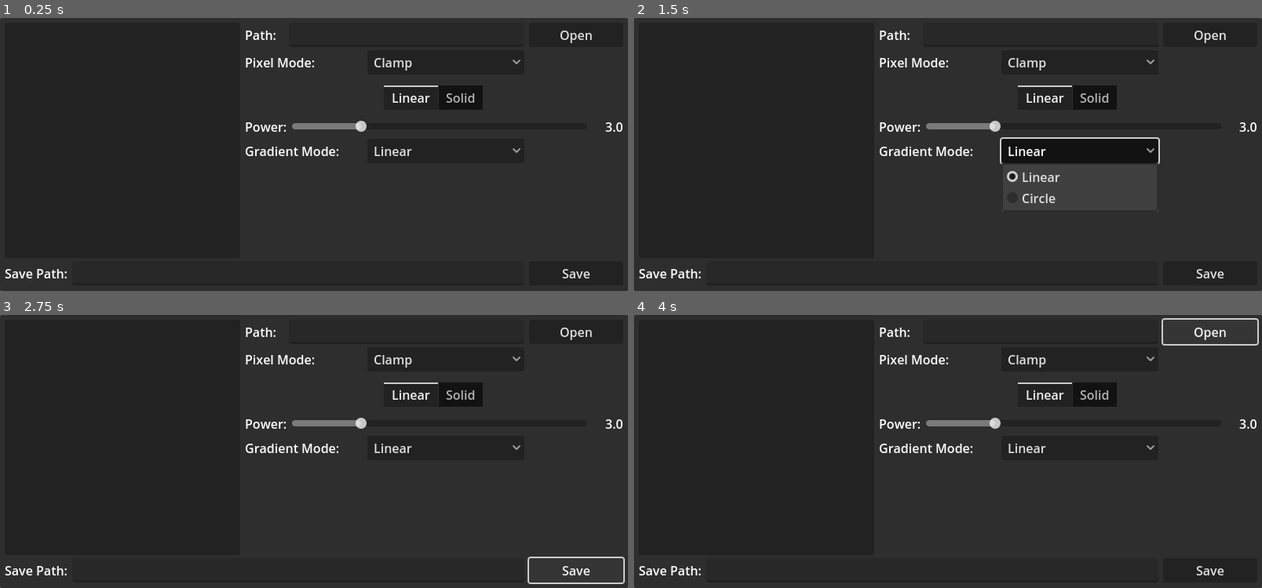
Above: before the commit, frames 1-4 (two rows, left to right).
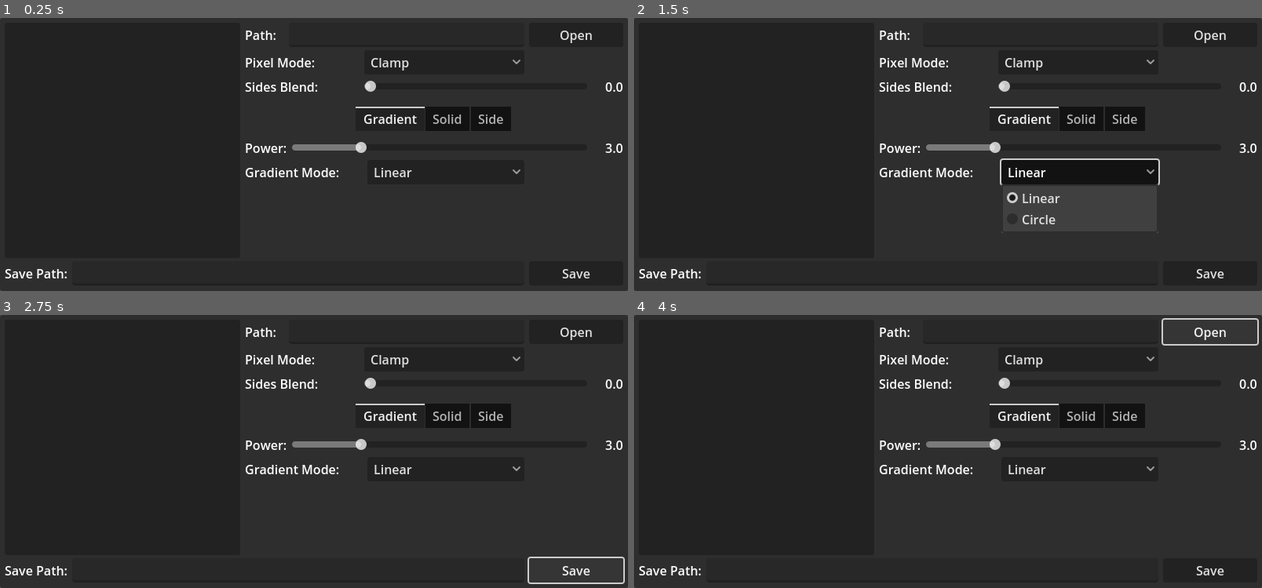
Above: after the commit, the same moments.

Repository: paulevsGitch/HexagonalTextureEditor
Game: Godot game, scene res://main.tscn
Same seed, same stepped clock (60 frames per second), same inputs: the game is played once before the commit and once after it.
Inputs:
- Up to frame 1 (0.25 s): no input
- Up to frame 2 (1.5 s): click "Open" at 0.5 s; click "Linear" at 1.25 s
- Up to frame 3 (2.75 s): click "Save" at 2 s
- Up to frame 4 (4 s): click "Clamp" at 2.75 s; click "Open" at 3.5 s

The runs differ from the first frame. In frame 1, 3.5% of the frame differs, in the area x 39-100%, y 14-59%; in frame 2, 7.0%, in the area x 39-100%, y 14-79%; in frame 3, 3.5%; in frame 4, 3.5%.

Commit message:
Sides blending, slider sripts refactoring

Diff:
--- a/main.tscn
+++ b/main.tscn
@@ -4,11 +4,11 @@
 [ext_resource type="Script" path="res://scripts/show_dialog.gd" id="1_bdfvm"]
 [ext_resource type="Script" path="res://scripts/file_loader.gd" id="2_bh2ax"]
 [ext_resource type="Script" path="res://scripts/image_processor.gd" id="2_sq23d"]
-[ext_resource type="Script" path="res://scripts/linear_change.gd" id="5_ldo3v"]
 [ext_resource type="Material" uid="uid://cg3vwam6wk58t" path="res://material/hex_texture.tres" id="5_yg0bj"]
 [ext_resource type="Script" path="res://scripts/update_image.gd" id="6_1leg0"]
 [ext_resource type="Script" path="res://scripts/solid_change.gd" id="6_q71ps"]
 [ext_resource type="Script" path="res://scripts/file_saver.gd" id="7_ndl5j"]
+[ext_resource type="Script" path="res://scripts/update_slider.gd" id="8_lj7c7"]
 
 [sub_resource type="QuadMesh" id="QuadMesh_d2h5q"]
 
@@ -189,13 +189,13 @@
 layout_mode = 2
 
 [node name="Label" type="Label" parent="MarginContainer/VBoxContainer/HBoxContainer/VBoxContainer/PixelRow"]
-custom_minimum_size = Vector2(150, 0)
+custom_minimum_size = Vector2(146, 0)
 layout_mode = 2
 text = "Pixel Mode:"
 
 [node name="PixelMode" type="OptionButton" parent="MarginContainer/VBoxContainer/HBoxContainer/VBoxContainer/PixelRow"]
 unique_name_in_owner = true
-custom_minimum_size = Vector2(200, 0)
+custom_minimum_size = Vector2(204, 0)
 layout_mode = 2
 size_flags_horizontal = 0
 selected = 0
@@ -207,6 +207,30 @@
 popup/item_2/id = 2
 script = ExtResource("6_1leg0")
 
+[node name="BlendRow" type="HBoxContainer" parent="MarginContainer/VBoxContainer/HBoxContainer/VBoxContainer"]
+layout_mode = 2
+
+[node name="Label" type="Label" parent="MarginContainer/VBoxContainer/HBoxContainer/VBoxContainer/BlendRow"]
+custom_minimum_size = Vector2(146, 0)
+layout_mode = 2
+text = "Sides Blend:"
+
+[node name="SidesBlend" type="HSlider" parent="MarginContainer/VBoxContainer/HBoxContainer/VBoxContainer/BlendRow" node_paths=PackedStringArray("value_text")]
+unique_name_in_owner = true
+layout_mode = 2
+size_flags_horizontal = 3
+size_flags_vertical = 1
+max_value = 1.0
+step = 0.1
+script = ExtResource("8_lj7c7")
+value_text = NodePath("../BlendValue")
+
+[node name="BlendValue" type="Label" parent="MarginContainer/VBoxContainer/HBoxContainer/VBoxContainer/BlendRow"]
+custom_minimum_size = Vector2(40, 0)
+layout_mode = 2
+text = "0.0"
+horizontal_alignment = 2
+
 [node name="HBoxContainer2" type="HBoxContainer" parent="MarginContainer/VBoxContainer/HBoxContainer/VBoxContainer"]
 visible = false
 layout_mode = 2
@@ -236,24 +260,23 @@
 current_tab = 0
 script = ExtResource("6_1leg0")
 
-[node name="Linear" type="VBoxContainer" parent="MarginContainer/VBoxContainer/HBoxContainer/VBoxContainer/InterpolationMode"]
-layout_mode = 2
-script = ExtResource("5_ldo3v")
+[node name="Gradient" type="VBoxContainer" parent="MarginContainer/VBoxContainer/HBoxContainer/VBoxContainer/InterpolationMode"]
+layout_mode = 2
 metadata/_tab_index = 0
 
-[node name="TopGap" type="Control" parent="MarginContainer/VBoxContainer/HBoxContainer/VBoxContainer/InterpolationMode/Linear"]
+[node name="TopGap" type="Control" parent="MarginContainer/VBoxContainer/HBoxContainer/VBoxContainer/InterpolationMode/Gradient"]
 custom_minimum_size = Vector2(0, 6)
 layout_mode = 2
 
-[node name="Row" type="HBoxContainer" parent="MarginContainer/VBoxContainer/HBoxContainer/VBoxContainer/InterpolationMode/Linear"]
-layout_mode = 2
-
-[node name="Label" type="Label" parent="MarginContainer/VBoxContainer/HBoxContainer/VBoxContainer/InterpolationMode/Linear/Row"]
+[node name="Row" type="HBoxContainer" parent="MarginContainer/VBoxContainer/HBoxContainer/VBoxContainer/InterpolationMode/Gradient"]
+layout_mode = 2
+
+[node name="Label" type="Label" parent="MarginContainer/VBoxContainer/HBoxContainer/VBoxContainer/InterpolationMode/Gradient/Row"]
 custom_minimum_size = Vector2(50, 0)
 layout_mode = 2
 text = "Power:"
 
-[node name="LinearSlider" type="HSlider" parent="MarginContainer/VBoxContainer/HBoxContainer/VBoxContainer/InterpolationMode/Linear/Row"]
+[node name="LinearSlider" type="HSlider" parent="MarginContainer/VBoxContainer/HBoxContainer/VBoxContainer/InterpolationMode/Gradient/Row" node_paths=PackedStringArray("value_text")]
 unique_name_in_owner = true
 layout_mode = 2
 size_flags_horizontal = 3
@@ -262,23 +285,25 @@
 max_value = 10.0
 step = 0.1
 value = 3.0
-
-[node name="LinearValue" type="Label" parent="MarginContainer/VBoxContainer/HBoxContainer/VBoxContainer/InterpolationMode/Linear/Row"]
+script = ExtResource("8_lj7c7")
+value_text = NodePath("../LinearValue")
+
+[node name="LinearValue" type="Label" parent="MarginContainer/VBoxContainer/HBoxContainer/VBoxContainer/InterpolationMode/Gradient/Row"]
 unique_name_in_owner = true
 custom_minimum_size = Vector2(40, 0)
 layout_mode = 2
 text = "3.0"
 horizontal_alignment = 2
 
-[node name="PixelRow" type="HBoxContainer" parent="MarginContainer/VBoxContainer/HBoxContainer/VBoxContainer/InterpolationMode/Linear"]
-layout_mode = 2
-
-[node name="Label" type="Label" parent="MarginContainer/VBoxContainer/HBoxContainer/VBoxContainer/InterpolationMode/Linear/PixelRow"]
+[node name="PixelRow" type="HBoxContainer" parent="MarginContainer/VBoxContainer/HBoxContainer/VBoxContainer/InterpolationMode/Gradient"]
+layout_mode = 2
+
+[node name="Label" type="Label" parent="MarginContainer/VBoxContainer/HBoxContainer/VBoxContainer/InterpolationMode/Gradient/PixelRow"]
 custom_minimum_size = Vector2(150, 0)
 layout_mode = 2
 text = "Gradient Mode:"
 
-[node name="GradientMode" type="OptionButton" parent="MarginContainer/VBoxContainer/HBoxContainer/VBoxContainer/InterpolationMode/Linear/PixelRow"]
+[node name="GradientMode" type="OptionButton" parent="MarginContainer/VBoxContainer/HBoxContainer/VBoxContainer/InterpolationMode/Gradient/PixelRow"]
 unique_name_in_owner = true
 custom_minimum_size = Vector2(200, 0)
 layout_mode = 2
@@ -338,6 +363,86 @@
 layout_mode = 2
 text = "px"
 
+[node name="Side" type="VBoxContainer" parent="MarginContainer/VBoxContainer/HBoxContainer/VBoxContainer/InterpolationMode"]
+visible = false
+layout_mode = 2
+metadata/_tab_index = 2
+
+[node name="TopGap" type="Control" parent="MarginContainer/VBoxContainer/HBoxContainer/VBoxContainer/InterpolationMode/Side"]
+custom_minimum_size = Vector2(0, 6)
+layout_mode = 2
+
+[node name="HBoxContainer" type="HBoxContainer" parent="MarginContainer/VBoxContainer/HBoxContainer/VBoxContainer/InterpolationMode/Side"]
+layout_mode = 2
+
+[node name="SidePreview" type="TextureRect" parent="MarginContainer/VBoxContainer/HBoxContainer/VBoxContainer/InterpolationMode/Side/HBoxContainer"]
+unique_name_in_owner = true
+custom_minimum_size = Vector2(100, 100)
+layout_mode = 2
+expand_mode = 2
+
+[node name="Panel" type="Panel" parent="MarginContainer/VBoxContainer/HBoxContainer/VBoxContainer/InterpolationMode/Side/HBoxContainer/SidePreview"]
+show_behind_parent = true
+layout_mode = 1
+anchors_preset = 15
+anchor_right = 1.0
+anchor_bottom = 1.0
+grow_horizontal = 2
+grow_vertical = 2
+
+[node name="VBoxContainer" type="VBoxContainer" parent="MarginContainer/VBoxContainer/HBoxContainer/VBoxContainer/InterpolationMode/Side/HBoxContainer"]
+layout_mode = 2
+size_flags_horizontal = 3
+
+[node name="PathRow" type="HBoxContainer" parent="MarginContainer/VBoxContainer/HBoxContainer/VBoxContainer/InterpolationMode/Side/HBoxContainer/VBoxContainer"]
+layout_mode = 2
+size_flags_horizontal = 3
+size_flags_vertical = 0
+
+[node name="Label" type="Label" parent="MarginContainer/VBoxContainer/HBoxContainer/VBoxContainer/InterpolationMode/Side/HBoxContainer/VBoxContainer/PathRow"]
+custom_minimum_size = Vector2(40, 0)
+layout_mode = 2
+text = "Path:"
+
+[node name="SidePath" type="LineEdit" parent="MarginContainer/VBoxContainer/HBoxContainer/VBoxContainer/InterpolationMode/Side/HBoxContainer/VBoxContainer/PathRow"]
+unique_name_in_owner = true
+layout_mode = 2
+size_flags_horizontal = 3
+editable = false
+
+[node name="Button" type="Button" parent="MarginContainer/VBoxContainer/HBoxContainer/VBoxContainer/InterpolationMode/Side/HBoxContainer/VBoxContainer/PathRow" node_paths=PackedStringArray("dialog")]
+custom_minimum_size = Vector2(120, 0)
+layout_mode = 2
+text = "Open"
+script = ExtResource("1_bdfvm")
+dialog = NodePath("../../../../../../../../../../FileLoad")
+
+[node name="SideRow" type="HBoxContainer" parent="MarginContainer/VBoxContainer/HBoxContainer/VBoxContainer/InterpolationMode/Side/HBoxContainer/VBoxContainer"]
+layout_mode = 2
+size_flags_horizontal = 3
+size_flags_vertical = 0
+
+[node name="Label" type="Label" parent="MarginContainer/VBoxContainer/HBoxContainer/VBoxContainer/InterpolationMode/Side/HBoxContainer/VBoxContainer/SideRow"]
+custom_minimum_size = Vector2(40, 0)
+layout_mode = 2
+text = "Side:"
+
+[node name="SideMode" type="OptionButton" parent="MarginContainer/VBoxContainer/HBoxContainer/VBoxContainer/InterpolationMode/Side/HBoxContainer/VBoxContainer/SideRow"]
+unique_name_in_owner = true
+custom_minimum_size = Vector2(204, 0)
+layout_mode = 2
+size_flags_horizontal = 0
+selected = 0
+item_count = 4
+popup/item_0/text = "Bottom"
+popup/item_1/text = "Top"
+popup/item_1/id = 1
+popup/item_2/text = "Right"
+popup/item_2/id = 2
+popup/item_3/text = "Left"
+popup/item_3/id = 3
+script = ExtResource("6_1leg0")
+
 [node name="SaveRow" type="HBoxContainer" parent="MarginContainer/VBoxContainer"]
 layout_mode = 2
 
@@ -359,6 +464,9 @@
 script = ExtResource("1_bdfvm")
 dialog = NodePath("../../../../FileSave")
 
+[connection signal="pressed" from="MarginContainer/VBoxContainer/HBoxContainer/VBoxContainer/PathRow/Button" to="FileLoad" method="_set_source_image_loading"]
 [connection signal="item_selected" from="MarginContainer/VBoxContainer/HBoxContainer/VBoxContainer/PixelRow/PixelMode" to="MarginContainer/VBoxContainer/HBoxContainer/VBoxContainer/PixelRow/PixelMode" method="_update_image"]
 [connection signal="tab_changed" from="MarginContainer/VBoxContainer/HBoxContainer/VBoxContainer/InterpolationMode" to="MarginContainer/VBoxContainer/HBoxContainer/VBoxContainer/InterpolationMode" method="_update_image"]
-[connection signal="item_selected" from="MarginContainer/VBoxContainer/HBoxContainer/VBoxContainer/InterpolationMode/Linear/PixelRow/GradientMode" to="MarginContainer/VBoxContainer/HBoxContainer/VBoxContainer/InterpolationMode/Linear/PixelRow/GradientMode" method="_update_image"]
+[connection signal="item_selected" from="MarginContainer/VBoxContainer/HBoxContainer/VBoxContainer/InterpolationMode/Gradient/PixelRow/GradientMode" to="MarginContainer/VBoxContainer/HBoxContainer/VBoxContainer/InterpolationMode/Gradient/PixelRow/GradientMode" method="_update_image"]
+[connection signal="pressed" from="MarginContainer/VBoxContainer/HBoxContainer/VBoxContainer/InterpolationMode/Side/HBoxContainer/VBoxContainer/PathRow/Button" to="FileLoad" method="_set_side_image_loading"]
+[connection signal="item_selected" from="MarginContainer/VBoxContainer/HBoxContainer/VBoxContainer/InterpolationMode/Side/HBoxContainer/VBoxContainer/SideRow/SideMode" to="MarginContainer/VBoxContainer/HBoxContainer/VBoxContainer/InterpolationMode/Side/HBoxContainer/VBoxContainer/SideRow/SideMode" method="_update_image"]
--- a/material/hex_texture.gdshader
+++ b/material/hex_texture.gdshader
@@ -2,18 +2,28 @@
 
 render_mode unshaded;
 
-uniform sampler2D sourceImage: source_color, filter_linear, repeat_enable, hint_default_transparent;
+uniform sampler2D sourceImage: source_color, filter_nearest, repeat_enable, hint_default_transparent;
+uniform sampler2D sideImage: source_color, filter_nearest, repeat_enable, hint_default_transparent;
+
 uniform int imageMode = 0;
 uniform int pixelMode = 0;
 uniform int gradientMode = 0;
 uniform float gradientPower = 3.0;
 uniform int solidValue = 1;
 uniform int blendValue = 0;
+uniform int sideMode = 0;
+uniform float sidesBlend = 0.0;
 
 const float sqrt3 = 1.0 / sqrt(3.0);
 const float angle30 = 30.0 / 180.0 * PI;
 const float angle90 = PI * 0.5;
 const float widthOffset = (1.0 - 3.0 / (2.0 * sqrt(3.0))) * 0.5;
+
+vec2 rotate(vec2 pos, float angle) {
+	float s = sin(angle);
+	float c = cos(angle);
+	return vec2(c * pos.x - s * pos.y, s * pos.x + c * pos.y);
+}
 
 void applyGradient(inout vec4 color, vec2 uv) {
 	float grad = abs(uv.y - 0.5) * 2.0;
@@ -45,16 +55,26 @@
 	}
 }
 
+void applySide(inout vec4 color, vec2 uv) {
+	ivec2 size = textureSize(sideImage, 0);
+	float aspect = float(size.x) / float(size.y);
+	if (uv.y > 0.5) uv = vec2(1.0 - uv.x, 0.5 - abs(uv.y - 0.5));
+	if (sideMode == 0) uv = rotate(uv - 0.5, PI) + 0.5;
+	else if (sideMode == 2) uv = rotate(uv - 0.5, PI * 0.5) + 0.5;
+	else if (sideMode == 3) uv = rotate(uv - 0.5, PI * 1.5) + 0.5;
+	uv.y = clamp(uv.y * aspect, 0.0, 1.0);
+	color = texture(sideImage, uv);
+}
+
 void applyTriangle(inout vec4 color, vec2 uv) {
 	float grad = abs(uv.y - 0.5) * sqrt3;
-	if (uv.x <= 0.5 - grad) color.a *= 0.0;
-	else if (uv.x >= 0.5 + grad) color.a *= 0.0;
-}
-
-vec2 rotate(vec2 pos, float angle) {
-	float s = sin(angle);
-	float c = cos(angle);
-	return vec2(c * pos.x - s * pos.y, s * pos.x + c * pos.y);
+	grad = abs(0.5 - uv.x) - grad;
+	if (sidesBlend < 0.001) {
+		if (grad > 0.0) color.a *= 0.0;
+	}
+	else {
+		color.a *= 1.0 - clamp(grad * (1.0 - sidesBlend * 0.5) * 100.0 + 0.25, 0.0, 1.0);
+	}
 }
 
 vec4 sampleImage(sampler2D image, vec2 uv) {
@@ -71,7 +91,8 @@
 	vec4 side = sampleImage(sourceImage, uv);
 
 	if (imageMode == 0) applyGradient(side, uv);
-	else applySolid(side, uv);
+	else if (imageMode == 1) applySolid(side, uv);
+	else applySide(side, uv);
 
 	applyTriangle(side, origUV);
 
--- a/scripts/file_loader.gd
+++ b/scripts/file_loader.gd
@@ -1,8 +1,20 @@
 extends FileDialog
+
+var _load_type := 0
 
 func _ready() -> void:
 	connect("file_selected", _on_file_selected)
 
 func  _on_file_selected(path: String) -> void:
-	%ImagePath.text = path
-	%ImageProcessor.load_image(path)
+	if _load_type == 0:
+		%ImagePath.text = path
+		%ImageProcessor.load_image(path)
+	else:
+		%SidePath.text = path
+		%ImageProcessor.load_side(path)
+
+func _set_source_image_loading() -> void:
+	_load_type = 0
+
+func _set_side_image_loading() -> void:
+	_load_type = 1
--- a/scripts/image_processor.gd
+++ b/scripts/image_processor.gd
@@ -16,6 +16,12 @@
 		%RenderViewport.size = source_img.get_size()
 		_can_update = true
 		update_image()
+
+func load_side(path: String) -> void:
+	var side_img = Image.load_from_file(path)
+	var texture := ImageTexture.create_from_image(side_img)
+	%SidePreview.texture = texture
+	texture_material.set_shader_parameter("sideImage", texture)
 
 func save_image(path: String) -> void:
 	var img = %RenderViewport.get_texture().get_image()
@@ -38,6 +44,8 @@
 	texture_material.set_shader_parameter("gradientPower", %LinearSlider.value)
 	texture_material.set_shader_parameter("solidValue", solidValue)
 	texture_material.set_shader_parameter("blendValue", blendValue)
+	texture_material.set_shader_parameter("sideMode", %SideMode.selected)
+	texture_material.set_shader_parameter("sidesBlend", %SidesBlend.value)
 
 func _save_image_thread(img: Image, path: String, path_text: LineEdit) -> void:
 	if not _can_update: return
--- a/scripts/linear_change.gd
+++ /dev/null
@@ -1,8 +0,0 @@
-extends Node
-
-func _ready() -> void:
-	%LinearSlider.connect("value_changed", _on_value_changed)
-
-func _on_value_changed(value: float) -> void:
-	%LinearValue.text = "%.1f" % value
-	%ImageProcessor.update_image()
--- /dev/null
+++ b/scripts/update_slider.gd
@@ -0,0 +1,10 @@
+extends Slider
+
+@export var value_text: Label
+
+func _ready() -> void:
+	connect("value_changed", _on_value_changed)
+
+func _on_value_changed(value: float) -> void:
+	value_text.text = "%.1f" % value
+	%ImageProcessor.update_image()
